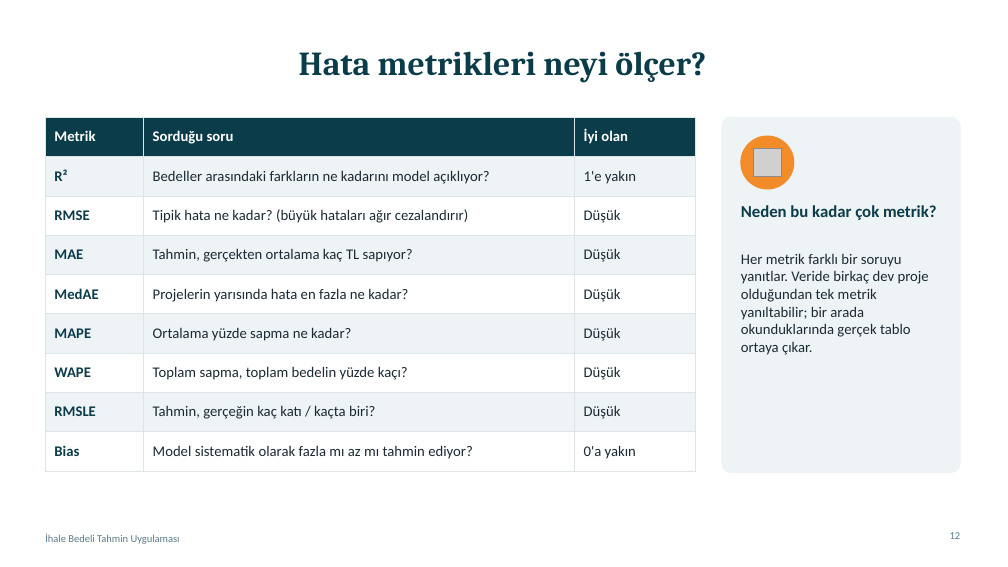
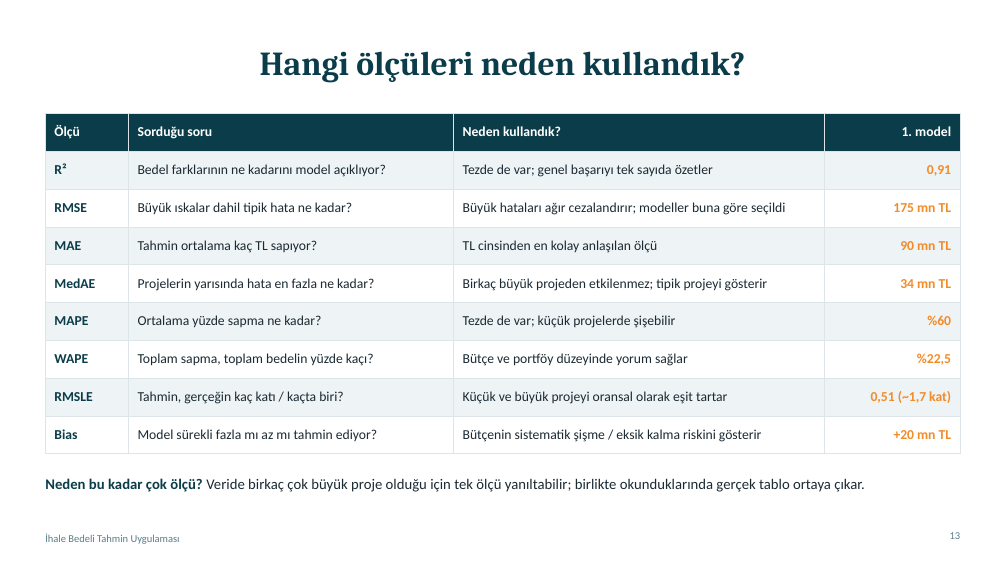
Before and after one commit to furkanatlan/ihale_tahmin, a slide deck: slide 13 of sunum/ihale_tahmin_sunumu.pptx (slide 12 before the commit). Drawn at 1008x567 pixels with LibreOffice and Linux fonts; fonts in the diff are those of the drawing; grey boxes stand for pictures. Boxes give left, top, right and bottom in pixels: in the first picture for what was removed or moved away, otherwise in the second. Text is boxed around its words. In the diff, an @@ line names an element or a change of style, - is before the commit and + after.

```diff
--- a/sunum/ihale_tahmin_sunumu.pptx
+++ b/sunum/ihale_tahmin_sunumu.pptx
@@ title at [260, 51, 746, 83]: text changed @@
-Hata metrikleri neyi ölçer?
+Hangi ölçüleri neden kullandık?
@@ table at [45, 113, 960, 446] @@
-column 1: Metrik | R² | RMSE | MAE | MedAE | MAPE | WAPE | RMSLE | Bias
-column 2: Sorduğu soru | Bedeller arasındaki farkların ne kadarını model açıklıyor? | Tipik hata ne kadar? (büyük hataları ağır cezalandırır) | Tahmin, gerçekten ortalama kaç TL sapıyor? | Projelerin yarısında hata en fazla ne kadar? | Ortalama yüzde sapma ne kadar? | Toplam sapma, toplam bedelin yüzde kaçı? | Tahmin, gerçeğin kaç katı / kaçta biri? | Model sistematik olarak fazla mı az mı tahmin ediyor?
-column 3: İyi olan | 1'e yakın | Düşük | Düşük | Düşük | Düşük | Düşük | Düşük | 0'a yakın
+column 1: Ölçü | R² | RMSE | MAE | MedAE | MAPE | WAPE | RMSLE | Bias
+column 2: Sorduğu soru | Bedel farklarının ne kadarını model açıklıyor? | Büyük ıskalar dahil tipik hata ne kadar? | Tahmin ortalama kaç TL sapıyor? | Projelerin yarısında hata en fazla ne kadar? | Ortalama yüzde sapma ne kadar? | Toplam sapma, toplam bedelin yüzde kaçı? | Tahmin, gerçeğin kaç katı / kaçta biri? | Model sürekli fazla mı az mı tahmin ediyor?
+column 3: Neden kullandık? | Tezde de var; genel başarıyı tek sayıda özetler | Büyük hataları ağır cezalandırır; modeller buna göre seçildi | TL cinsinden en kolay anlaşılan ölçü | Birkaç büyük projeden etkilenmez; tipik projeyi gösterir | Tezde de var; küçük projelerde şişebilir | Bütçe ve portföy düzeyinde yorum sağlar | Küçük ve büyük projeyi oransal olarak eşit tartar | Bütçenin sistematik şişme / eksik kalma riskini gösterir
+column 4: 1. model | 0,91 | 175 mn TL | 90 mn TL | 34 mn TL | %60 | %22,5 | 0,51 (~1,7 kat) | +20 mn TL
@@ table: place and size @@
-table at [45, 117, 696, 463]
+table at [45, 113, 960, 446]
@@ rounded rectangle removed at [722, 117, 960, 473] @@
@@ ellipse removed at [741, 136, 794, 189] @@
@@ picture removed at [754, 149, 781, 176] @@
@@ text removed at [741, 205, 937, 220] @@
-Neden bu kadar çok metrik?
@@ text removed at [741, 253, 929, 355] @@
-Her metrik farklı bir soruyu yanıtlar. Veride birkaç dev proje olduğundan tek metrik yanıltabilir; bir arada okunduklarında gerçek tablo ortaya çıkar.
@@ text added at [45, 478, 864, 492], 14 pt, text #1B2A33 @@
+Neden bu kadar çok ölçü? Veride birkaç çok büyük proje olduğu için tek ölçü yanıltabilir; birlikte okunduklarında gerçek tablo ortaya çıkar.
```
Also in this commit, not shown: 7 other slides changed, 3 slides added, 1 slide removed.
